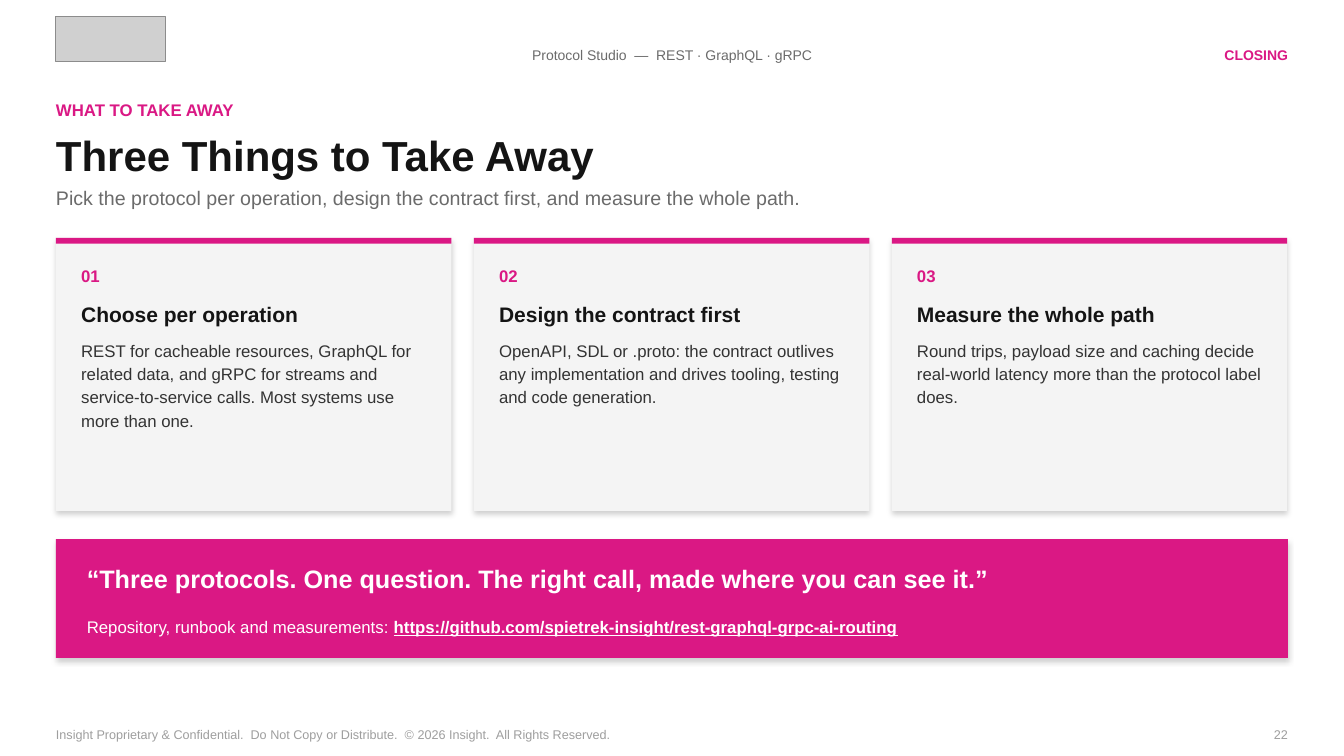
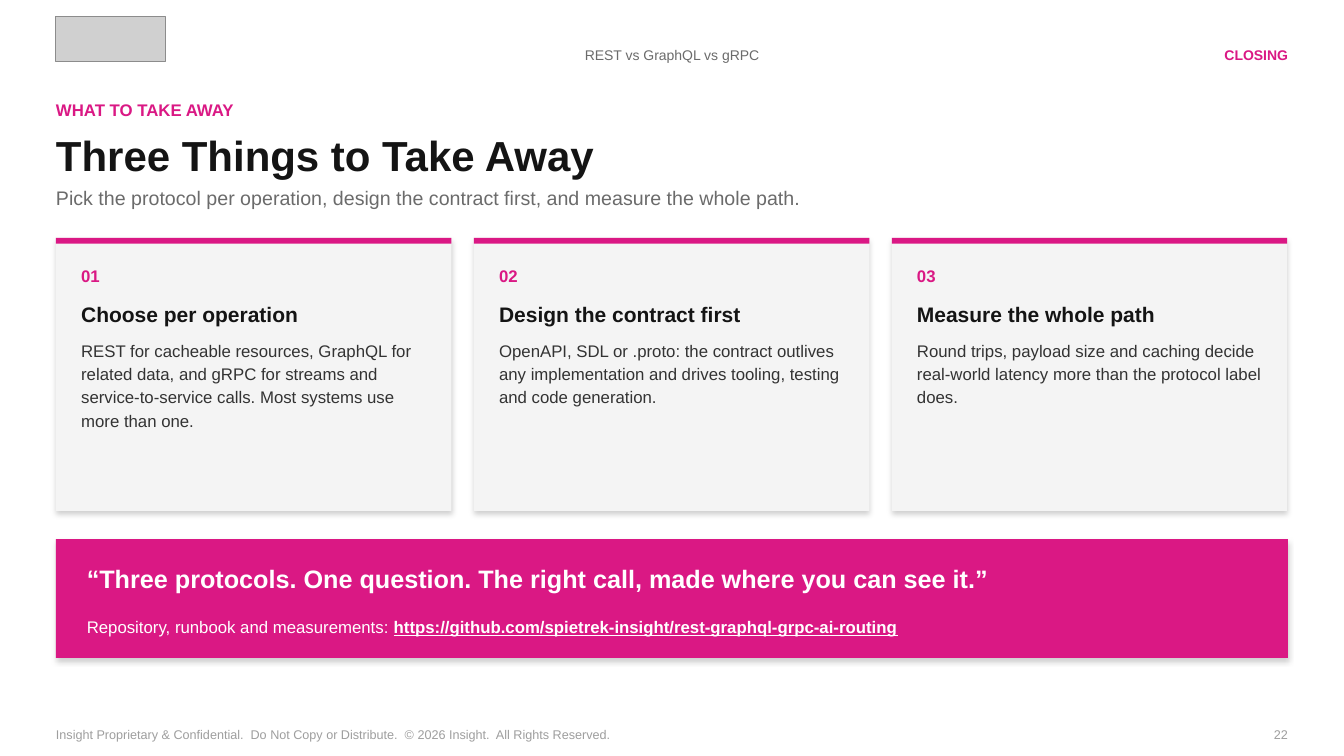
Before and after one commit to spietrek-insight/rest-graphql-grpc-ai-routing, a slide deck: slide 22 of presentation/rest-graphql-grpc-ai-routing-v6.pptx. Drawn at 1344x756 pixels with LibreOffice and Linux fonts; fonts in the diff are those of the drawing; grey boxes stand for pictures. Boxes give left, top, right and bottom in pixels: in the first picture for what was removed or moved away, otherwise in the second. Text is boxed around its words. In the diff, an @@ line names an element or a change of style, - is before the commit and + after.

```diff
--- a/presentation/rest-graphql-grpc-ai-routing-v6.pptx
+++ b/presentation/rest-graphql-grpc-ai-routing-v6.pptx
@@ text at bbox=[585, 50, 759, 63]: text changed @@
-Protocol Studio — REST · GraphQL · gRPC
+REST vs GraphQL vs gRPC
```
Also in this commit, not shown: 28 other slides changed, 1 other file.
